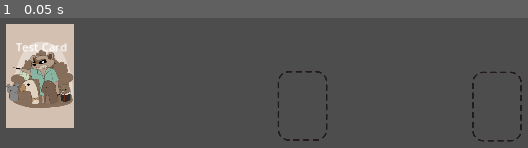
Above: before the commit, frame 1.
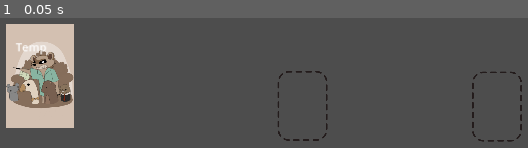
Above: after the commit, the same moment.

Repository: Doorkneel/jester-game
Game: Godot game, scene res://scenes/game.tscn
The game is run twice, just before and just after one commit, with the same random seed, the same clock (stepped at 60 frames per second) and the same inputs.
Inputs:
- Up to frame 1 (0.05 s): no input

The runs differ from the first frame. In frame 1, 0.2% of the frame differs, in the area x 5-13%, y 19-29%.
Error after the commit: Invalid access to property or key 'name' on a base object of type 'Nil'. (res://scenes/card.gd:36)

Commit message:
Load rules text

Diff:
--- a/cards/test_card.json
+++ b/cards/test_card.json
@@ -1,6 +1,7 @@
 {
 	"id" : "test_card",
 	"name" : "Test Card",
+	"type" : "utility"
 	"rules_text" : "Lorem ipsum sit dolor",
 	"effects" : [
 		{
--- a/scenes/card.gd
+++ b/scenes/card.gd
@@ -1,8 +1,9 @@
 class_name Card
 extends Area2D
 
-@onready var sprite: Sprite2D = $Art as Sprite2D
-@onready var name_label: Label = $Name as Label
+@onready var card_art: Sprite2D = $Art as Sprite2D
+@onready var card_name: Label = $Name as Label
+@onready var rules_text: Label = $RulesText as Label
 
 signal card_dragged(this: Card)
 signal card_released(this: Card)
@@ -31,8 +32,9 @@
 
 	card_data = json_object.get_data()
 
-	sprite.texture = load(card_art_loc + card_id + ".png")
-	name_label.text = card_data["name"]
+	card_art.texture = load(card_art_loc + card_id + ".png")
+	card_name.text = card_data["name"]
+	rules_text.text = card_data["rules_text"]
 
 func _on_mouse_entered():
 	is_hovering = true
